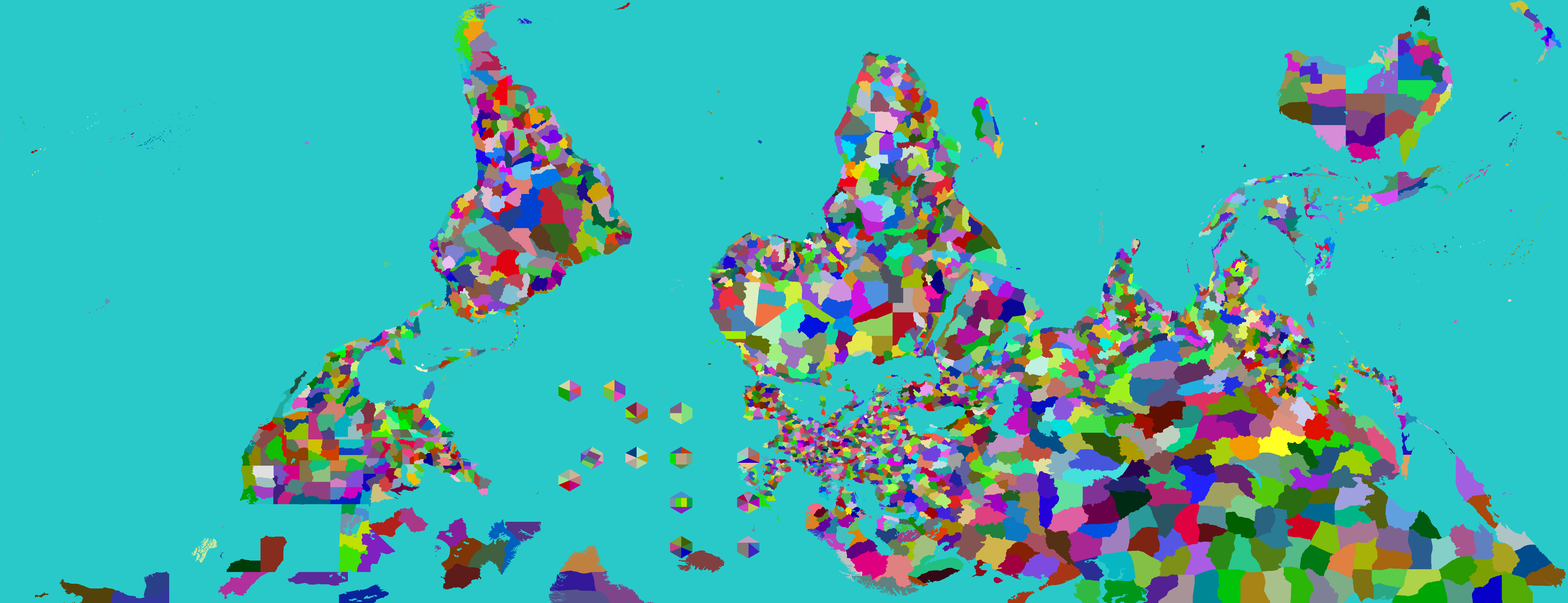
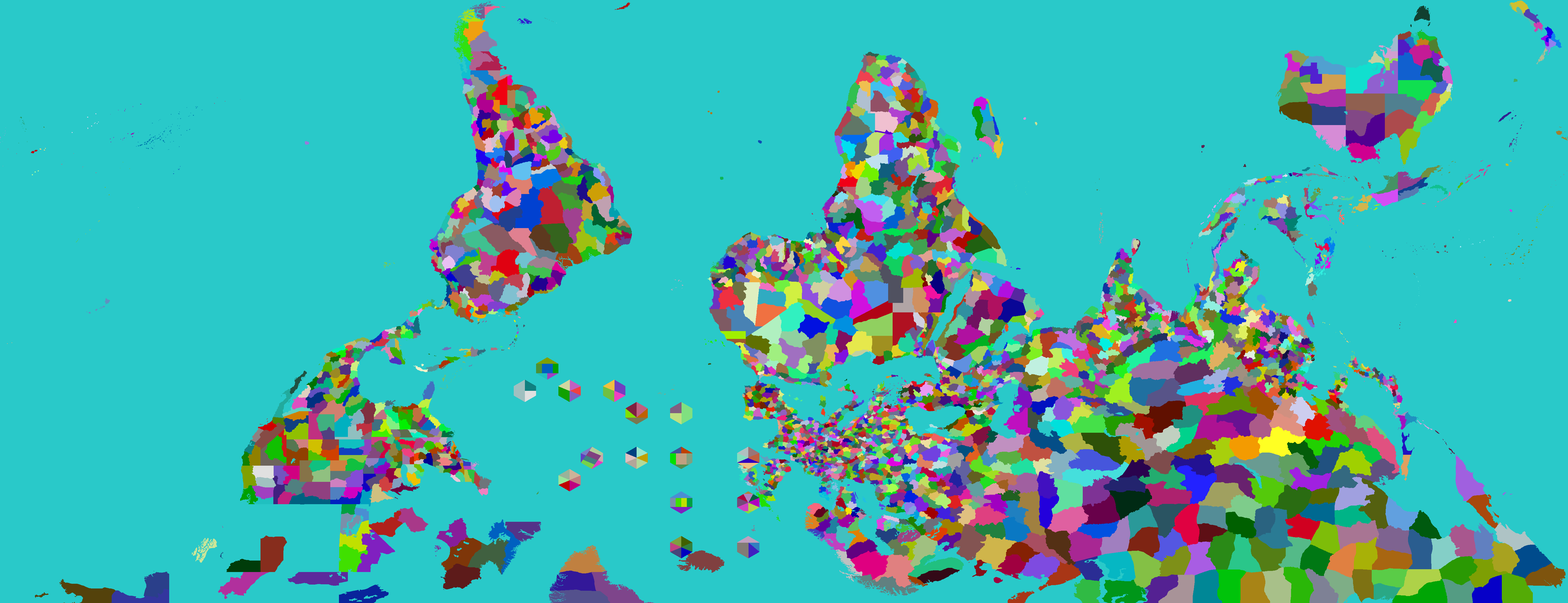
Layer changes from the first 1568px x 603px image to the second:
painted on "Provinces" over left=513, top=357, right=559, bottom=403
